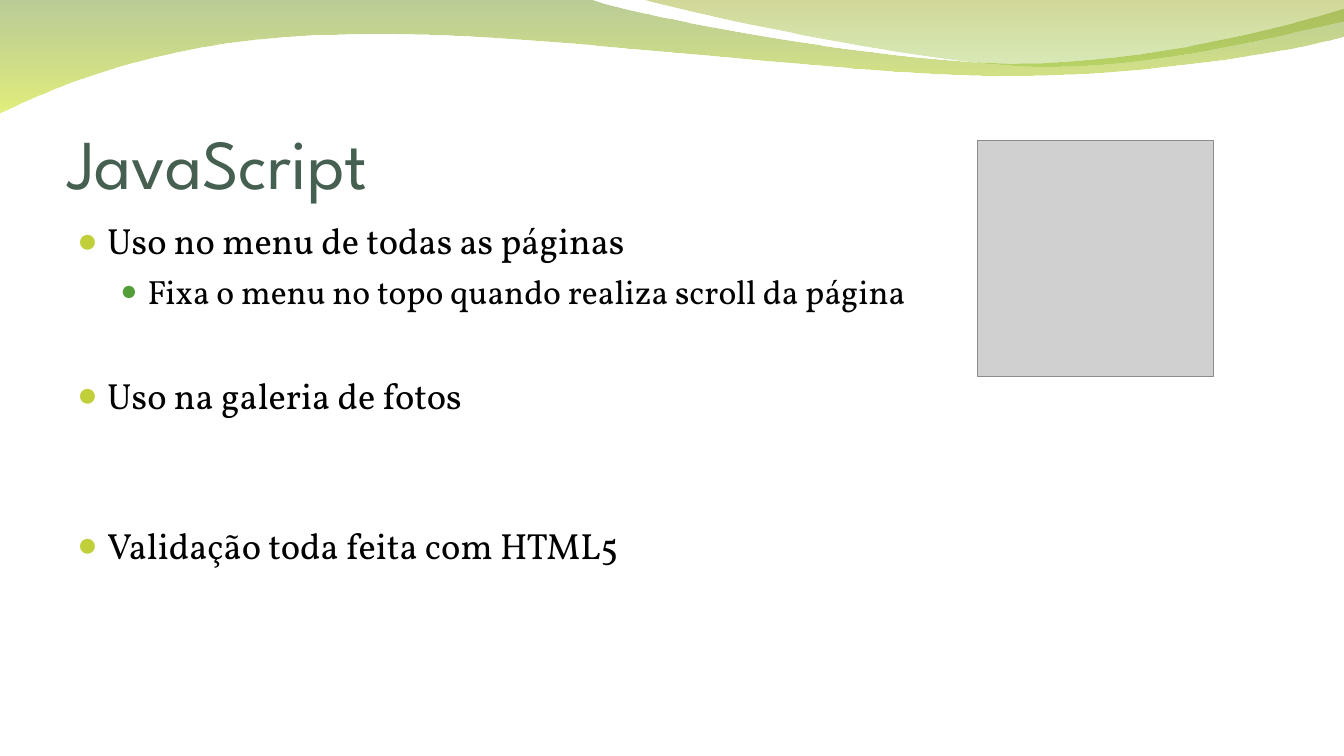
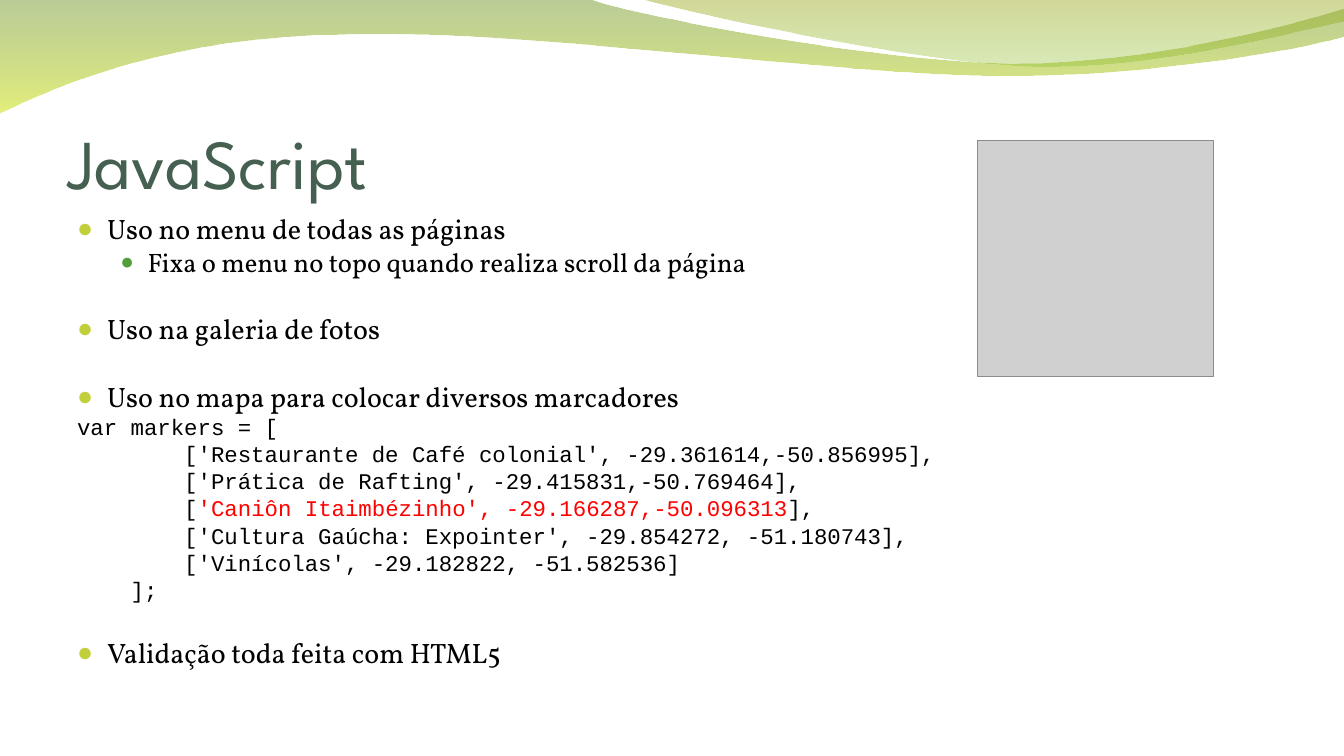
Before and after one commit to rhuanbarros/rhuanbarros.github.io, a slide deck: slide 9 of Apresentação do projeto/O Melhor do Rio Grande do Sul2.ppt. Drawn at 1344x756 pixels with LibreOffice and Linux fonts; fonts in the diff are those of the drawing; grey boxes stand for pictures; background and template pictures are left out. Boxes give left, top, right and bottom in pixels: in the first picture for what was removed or moved away, otherwise in the second. Text is boxed around its words. In the diff, an @@ line names an element or a change of style, - is before the commit and + after.

```diff
--- a/Apresentação do projeto/O Melhor do Rio Grande do Sul2.ppt
+++ b/Apresentação do projeto/O Melhor do Rio Grande do Sul2.ppt
@@ text at (x1=107, y1=218, x2=746, y2=670): size 26 to 20 pt in "Uso no menu de todas as páginas", "Uso na galeria de fotos", "Validação toda feita com HTML5"; size 24 to 19 pt in "Fixa o menu no topo quando realiza ..."; line spacing 1 to 0.8; less space between paragraphs @@
@@ text at (x1=77, y1=387, x2=934, y2=576): paragraphs added @@
+● Uso no mapa para colocar diversos marcadores
+var markers = [
+['Restaurante de Café colonial', -29.361614,-50.856995],
+['Prática de Rafting', -29.415831,-50.769464],
+['Caniôn Itaimbézinho', -29.166287,-50.096313],
+['Cultura Gaúcha: Expointer', -29.854272, -51.180743],
+['Vinícolas', -29.182822, -51.582536]
+];
```
Also in this commit, not shown: 13 other files.
